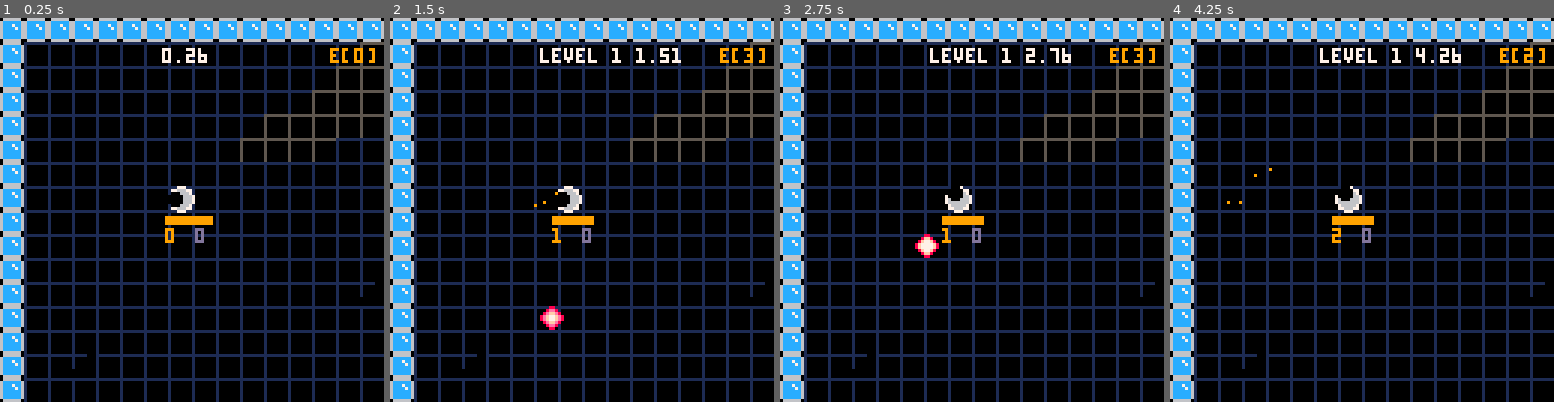
Above: before the commit, frames 1-4 (left to right).
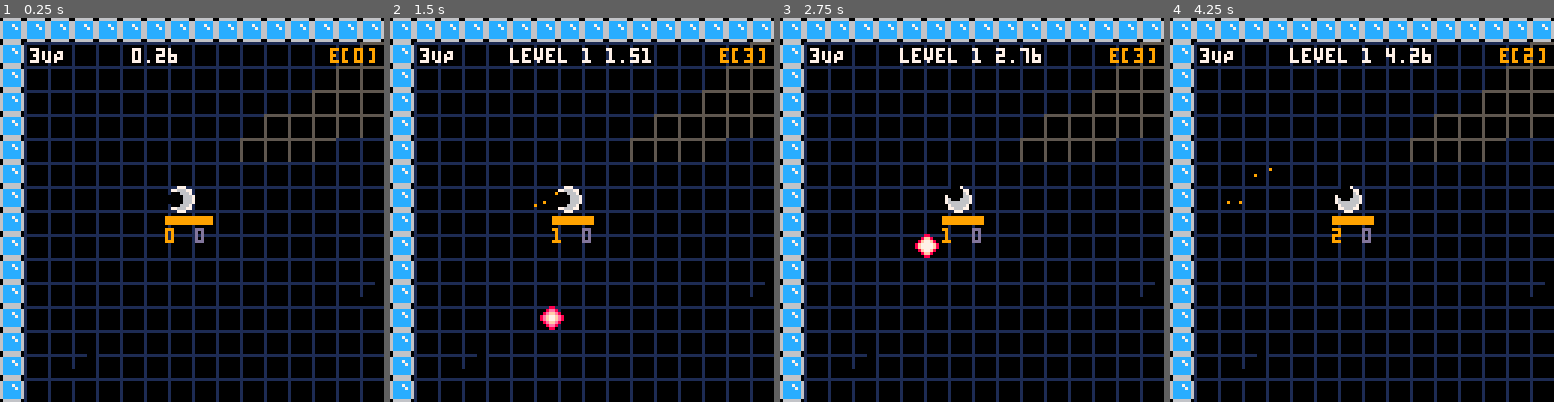
Above: after the commit, the same moments.

Repository: BigNoseChimp/pico8
Game: PICO-8 cartridge src/lua/ballaction5.p8
Same seed, same stepped clock (60 frames per second), same inputs: the game is played once before the commit and once after it.
Inputs:
- Up to frame 1 (0.25 s): no input
- Up to frame 2 (1.5 s): tap X (X key) at 0.33, 1.07 s; tap O (Z key) at 0.7 s
- Up to frame 3 (2.75 s): hold Right 1.6-2.1 s; tap O (Z key) at 1.7, 2.1, 2.5 s; tap X (X key) at 1.85 s; hold Right from 2.47 s (still down)
- Up to frame 4 (4.25 s): tap O (Z key) every 0.4 s from 2.9 to 4.1 s; tap X (X key) at 2.97, 4.08 s; release Right at 3.03 s; hold Left 3.08-3.58 s; hold Right from 4.02 s (still down)

The runs differ from the first frame. In frame 1, 0.5% of the frame differs, in the area x 7-54%, y 7-12%; in frame 2, 0.9%, in the area x 7-76%, y 7-12%; in frame 3, 0.9%; in frame 4, 0.9%.

Commit message:
gameover and restart

Diff:
--- a/src/lua/ballaction5.p8
+++ b/src/lua/ballaction5.p8
@@ -2,6 +2,7 @@
 version 16
 __lua__
 -- main
+highscore=0
 
 function _init()
 	g = {
@@ -10,13 +11,21 @@
 		lvl=0,
 		timer=0,
 		gamestate="INIT",
-    highscore=0,
     lives=3
 	}
 
 end
 
 function _update60()
+  if ( g.gamestate=="GAMEOVER" ) then
+  	if ( btn(4) and btn(5) ) then
+     _init()
+    end
+  	ship:fire_weapon(btn(5))
+    foreach(enemies,function(o) o:upd() end)
+    return
+  end
+
 	g.timer+=1/60
 	choose_level()
 
@@ -40,8 +49,11 @@
      sfx(4)
      ship.dead=true
      ship.death_count+=1
+     g.lives-=1
      ship.cooldown=60
-     foreach(enemies,function(e) del(enemies,e)end)
+     if ( g.lives != 0 ) then
+     	foreach(enemies,function(e) del(enemies,e)end)
+     end
      g.lvl-=1
     end
    end)
@@ -64,16 +76,20 @@
 
   rectfill(ship.x-5,ship.y+6,ship.x-5+(15-#bullets/2),ship.y+8,9)
 
-  print(ship.e_count,ship.x-5,ship.y+10,9)
-  print(ship.death_count,ship.x+5,ship.y+10,13)
-
-  print(ship.msg.." "
+  if ( g.lives <= 0 ) then
+   	g.gamestate="GAMEOVER"
+   	print("G A M E  O V E R", cam_x+40,cam_y+60,7)
+  else
+  	print(ship.e_count,ship.x-5,ship.y+10,9)
+  	print(ship.death_count,ship.x+5,ship.y+10,13)
+  	print(ship.msg.." "
        ..flr(g.timer).."."
        ..flr(g.timer%1 * 10^2),
-       cam_x+50, cam_y+10, 7)
-
-  print("e["..#enemies.."]",
+       cam_x+40, cam_y+10, 7)
+  	print("e["..#enemies.."]",
 			cam_x+110,cam_y+10, 9)
+  	print(g.lives.."UP", cam_x+10,cam_y+10, 7)
+  end
 end
 -->8
 --ship
